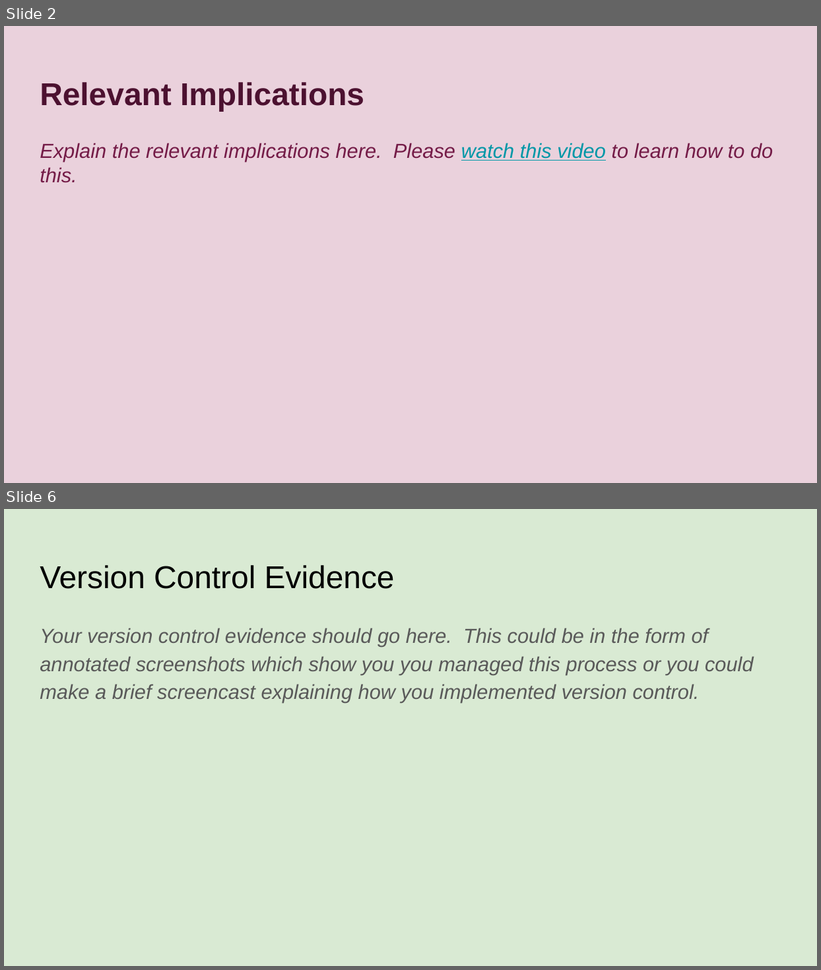
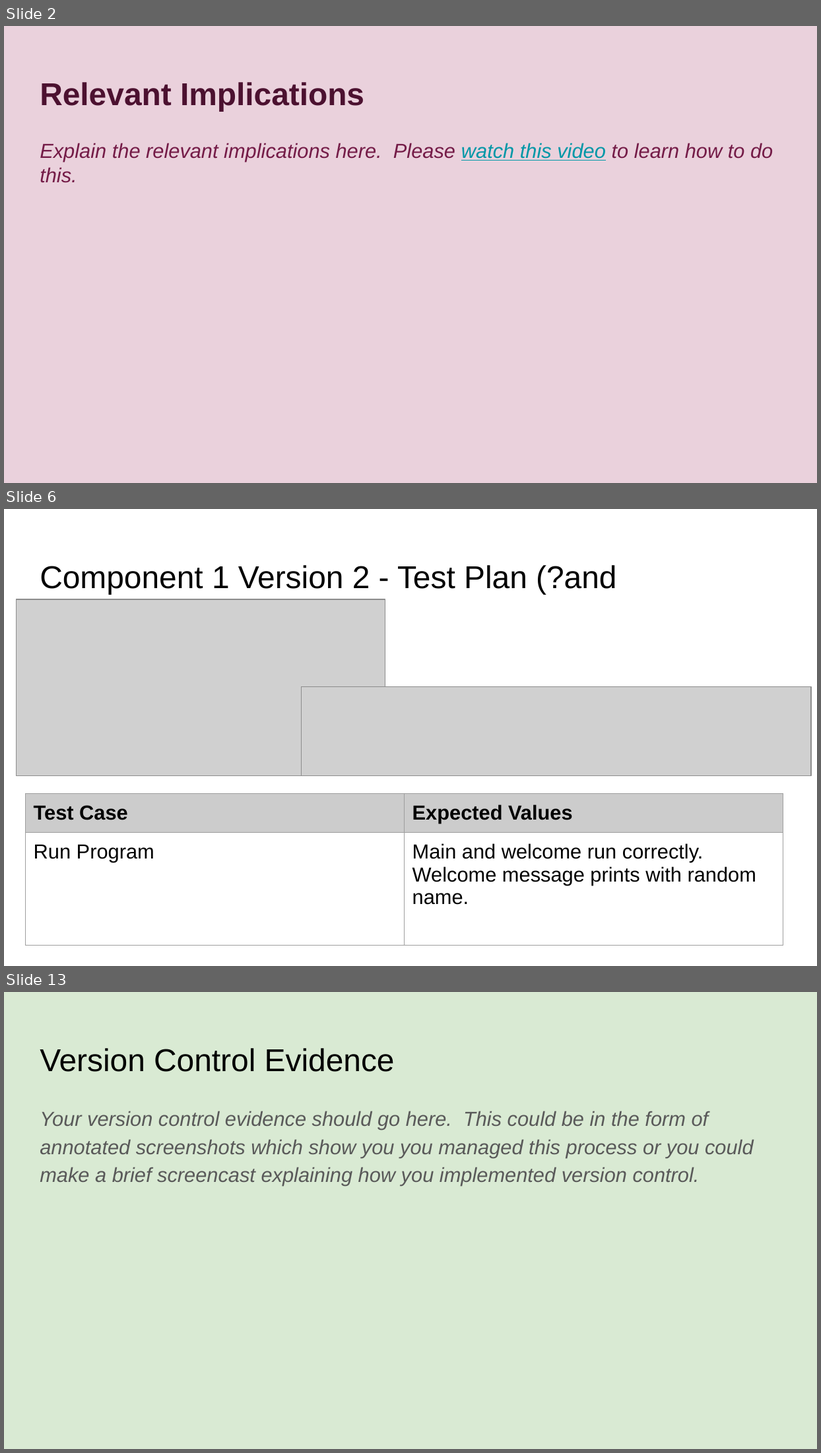
Before and after one commit to boatttt/Pizza_Bot, a slide deck: 022_91893+_+91897+Documentation.pptx. Shown one above the other, each under a label of ours: slides 2 and 6 before the commit, slides 2, 6 and 13 after it; the slides between them are not shown. The pictures are 821x970 and 821x1453 pixels, drawn with LibreOffice and Linux fonts; fonts in the diff are those of the drawing; grey boxes stand for pictures. Boxes give left, top, right and bottom in pixels: in the first picture for what was removed or moved away, otherwise in the second. Text is boxed around its words. In the diff, an @@ line names an element or a change of style, - is before the commit and + after.

```diff
--- a/022_91893+_+91897+Documentation.pptx
+++ b/022_91893+_+91897+Documentation.pptx
@@ slide 6 added at <box>4,509,817,966</box>, background #FFFFFF @@
@@ title added at <box>40,565,616,632</box>, 28 pt, text #000000 @@
+Component 1 Version 2 - Test Plan (?and screenshot)
@@ picture added at <box>16,599,385,776</box> @@
@@ picture added at <box>302,687,811,776</box> @@
@@ table added at <box>25,793,783,947</box>, 2 rows, 2 columns @@
+Test Case | Expected Values
+Run Program | Main and welcome run correctly. Welcome message prints with random name.
@@ what was slide 6 is now slide 13 @@
```
Also in this commit, not shown: 3 slides changed, 7 other slides added, 1 slide removed, 4 other files.
